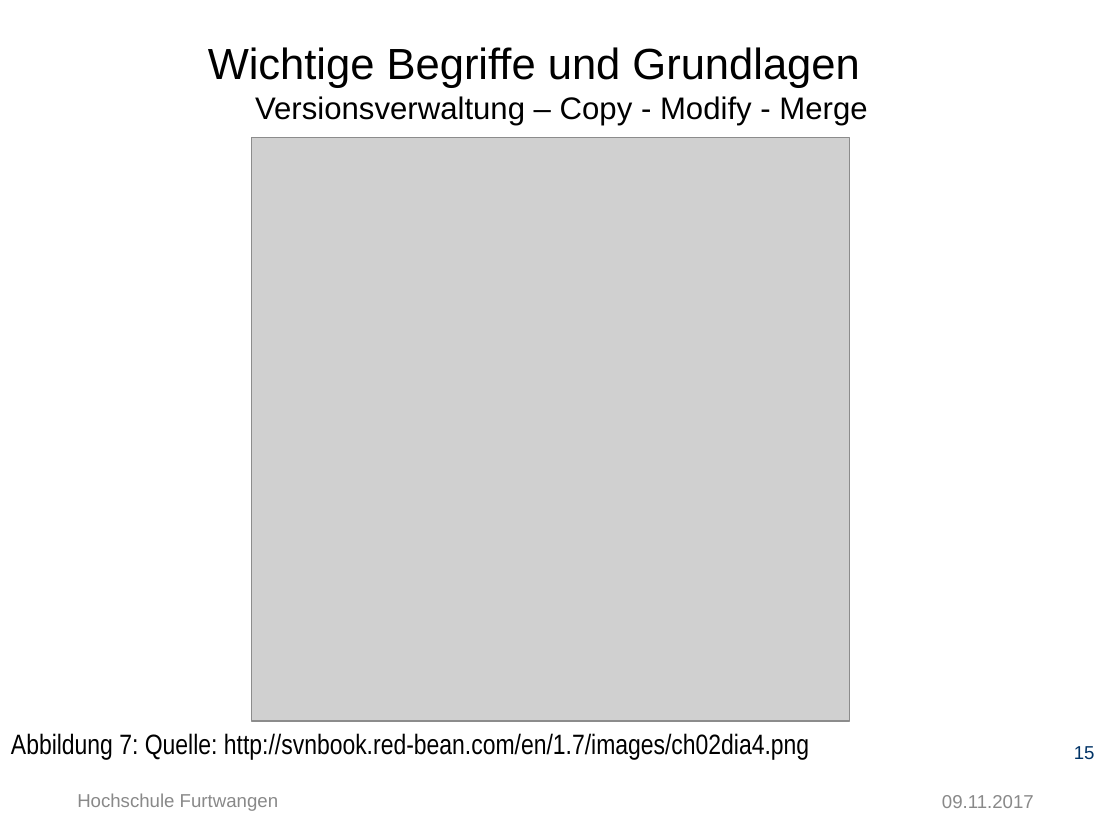
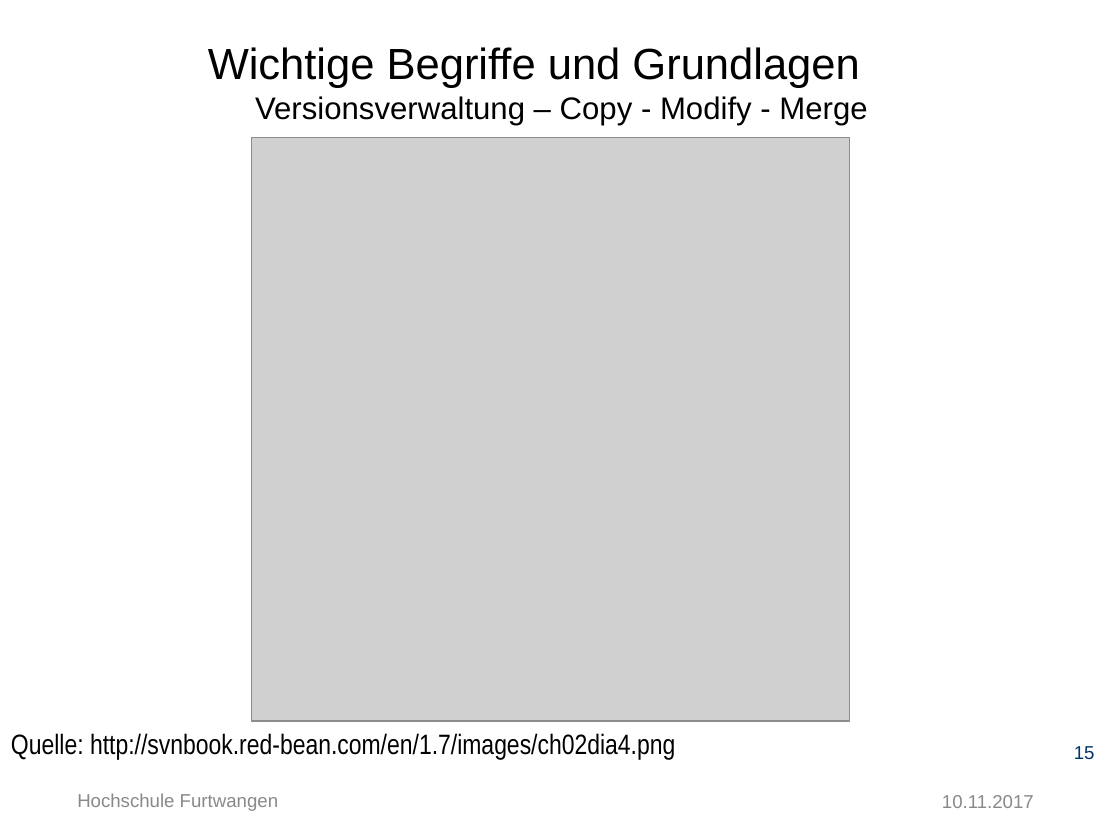
Before and after one commit to Ertugrul-Furtwangen/Erti, a slide deck: slide 15 of Thesis-Präsentation-Ertugrul_Özkara.pptx. Drawn at 1120x840 pixels with LibreOffice and Linux fonts; fonts in the diff are those of the drawing; grey boxes stand for pictures; background and template pictures are left out. Boxes give left, top, right and bottom in pixels: in the first picture for what was removed or moved away, otherwise in the second. Text is boxed around its words. In the diff, an @@ line names an element or a change of style, - is before the commit and + after.

```diff
--- a/Thesis-Präsentation-Ertugrul_Özkara.pptx
+++ b/Thesis-Präsentation-Ertugrul_Özkara.pptx
@@ text at [11, 733, 675, 759]: text changed @@
-Abbildung 7: Quelle: http://svnbook.red-bean.com/en/1.7/images/ch02dia4.png
+Quelle: http://svnbook.red-bean.com/en/1.7/images/ch02dia4.png
@@ text at [942, 795, 1034, 808]: text changed @@
-09.11.2017
+10.11.2017
```
Also in this commit, not shown: 41 other slides changed, 1 slide added.
